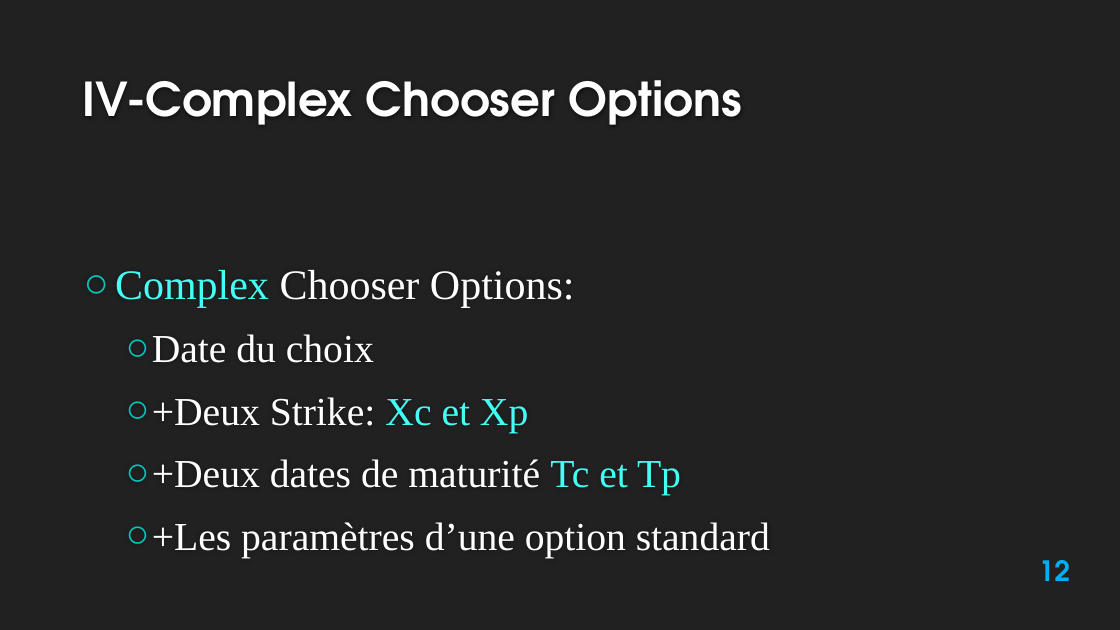
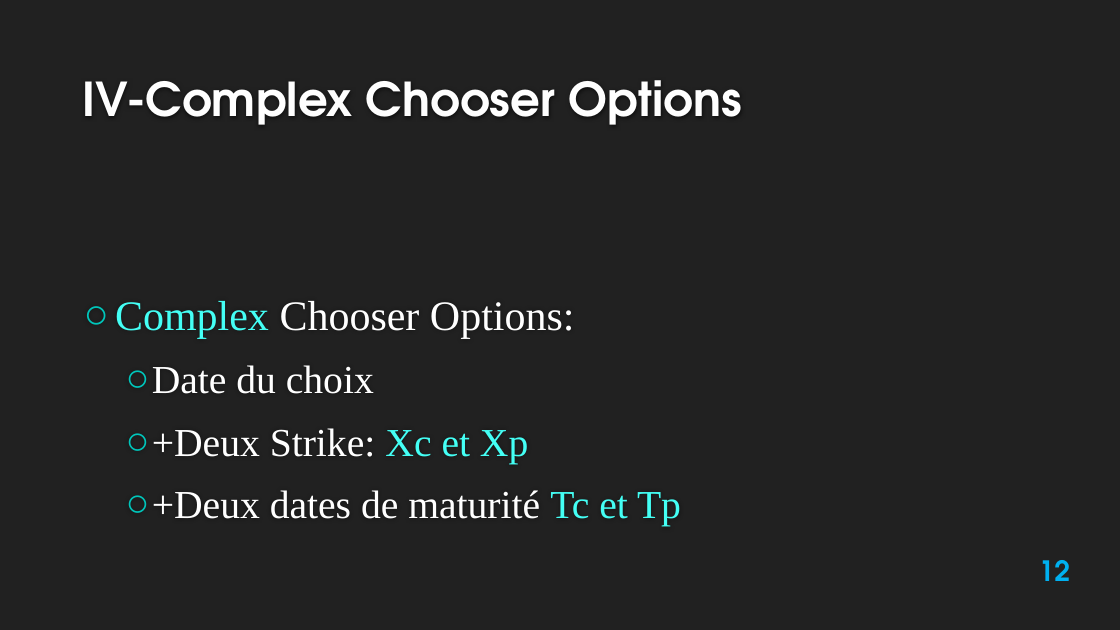
Before and after one commit to Ayadi07/Quantlib, a slide deck: slide 12 of report and presentation/QuantLib1.3 16-01-2014-modified version.pptx. Drawn at 1120x630 pixels with LibreOffice and Linux fonts; fonts in the diff are those of the drawing; background and template pictures are left out. Boxes give left, top, right and bottom in pixels: in the first picture for what was removed or moved away, otherwise in the second. Text is boxed around its words. In the diff, an @@ line names an element or a change of style, - is before the commit and + after.

```diff
--- a/report and presentation/QuantLib1.3 16-01-2014-modified version.pptx
+++ b/report and presentation/QuantLib1.3 16-01-2014-modified version.pptx
@@ text at box(152, 522, 770, 558): paragraph removed @@
-  ○ +Les paramètres d’une option standard
```
Also in this commit, not shown: 3 other slides changed.
